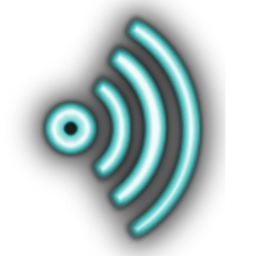
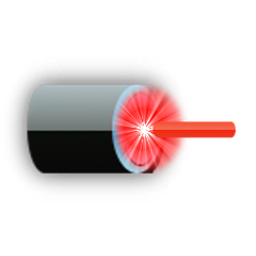
Layered file, before and after one edit (256×256). Changes by layer:
added layer "Laser Big" above "Laser Flare" over [6, 55, 236, 204]
hid "Sonar Big" over [6, 0, 226, 256]
